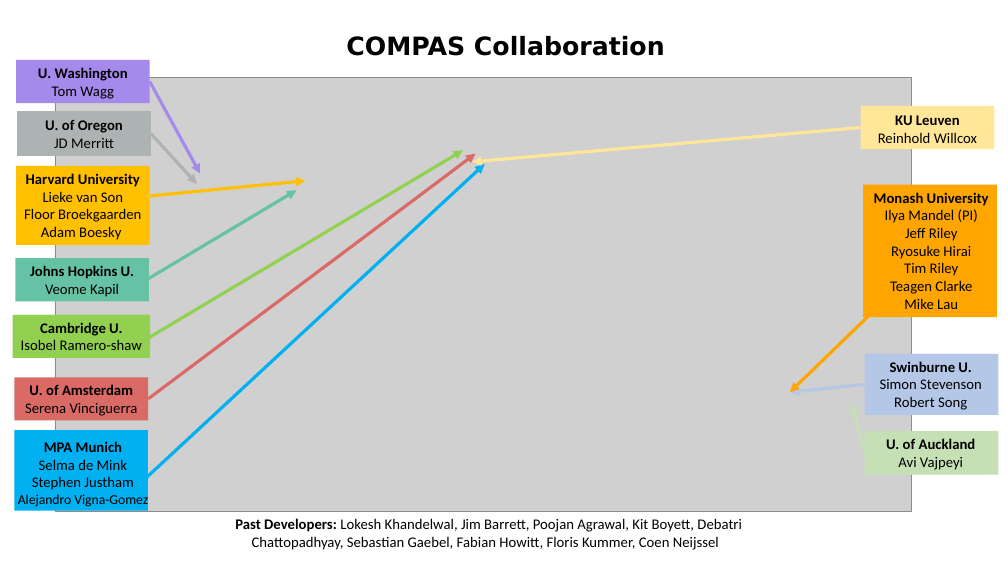
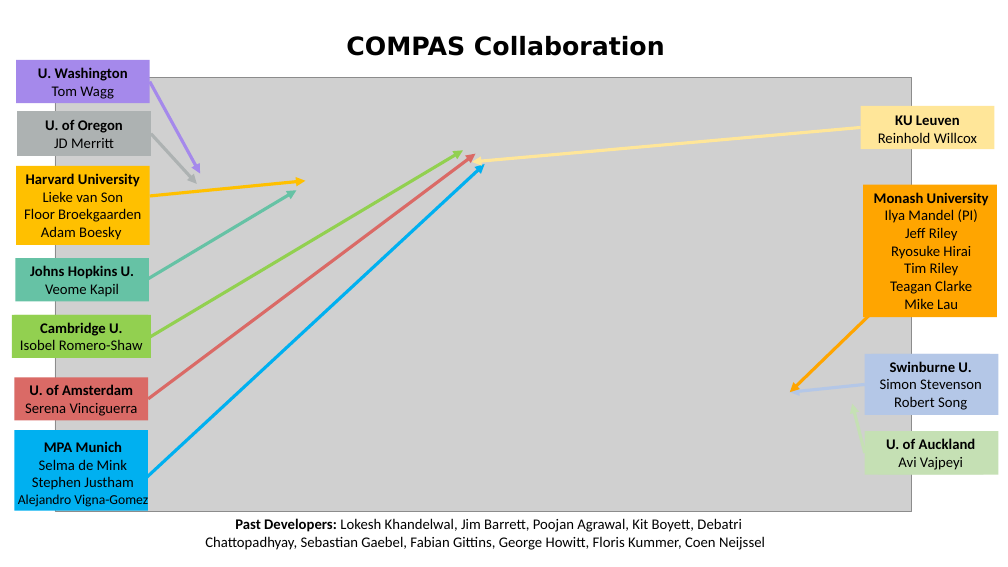
Before and after one commit to TeamCOMPAS/TeamCOMPAS.github.io, a slide deck: slide 1 of images/COMPAS_collaboration.pptx. Drawn at 1008x567 pixels with LibreOffice and Linux fonts; fonts in the diff are those of the drawing; grey boxes stand for pictures. Boxes give left, top, right and bottom in pixels: in the first picture for what was removed or moved away, otherwise in the second. Text is boxed around its words. In the diff, an @@ line names an element or a change of style, - is before the commit and + after.

Commit message:
Typo fixes

```diff
--- a/images/COMPAS_collaboration.pptx
+++ b/images/COMPAS_collaboration.pptx
@@ text at bbox=[890, 280, 972, 294]: text changed @@
-Teagen Clarke
+Teagan Clarke
@@ text in rectangle at bbox=[20, 339, 143, 350]: text changed @@
-Isobel Ramero-shaw
+Isobel Romero-Shaw
@@ text at bbox=[205, 518, 765, 550]: text changed @@
-Past Developers: Lokesh Khandelwal, Jim Barrett, Poojan Agrawal, Kit Boyett, Debatri Chattopadhyay, Sebastian Gaebel, Fabian Howitt, Floris Kummer, Coen Neijssel
+Past Developers: Lokesh Khandelwal, Jim Barrett, Poojan Agrawal, Kit Boyett, Debatri Chattopadhyay, Sebastian Gaebel, Fabian Gittins, George Howitt, Floris Kummer, Coen Neijssel
```
